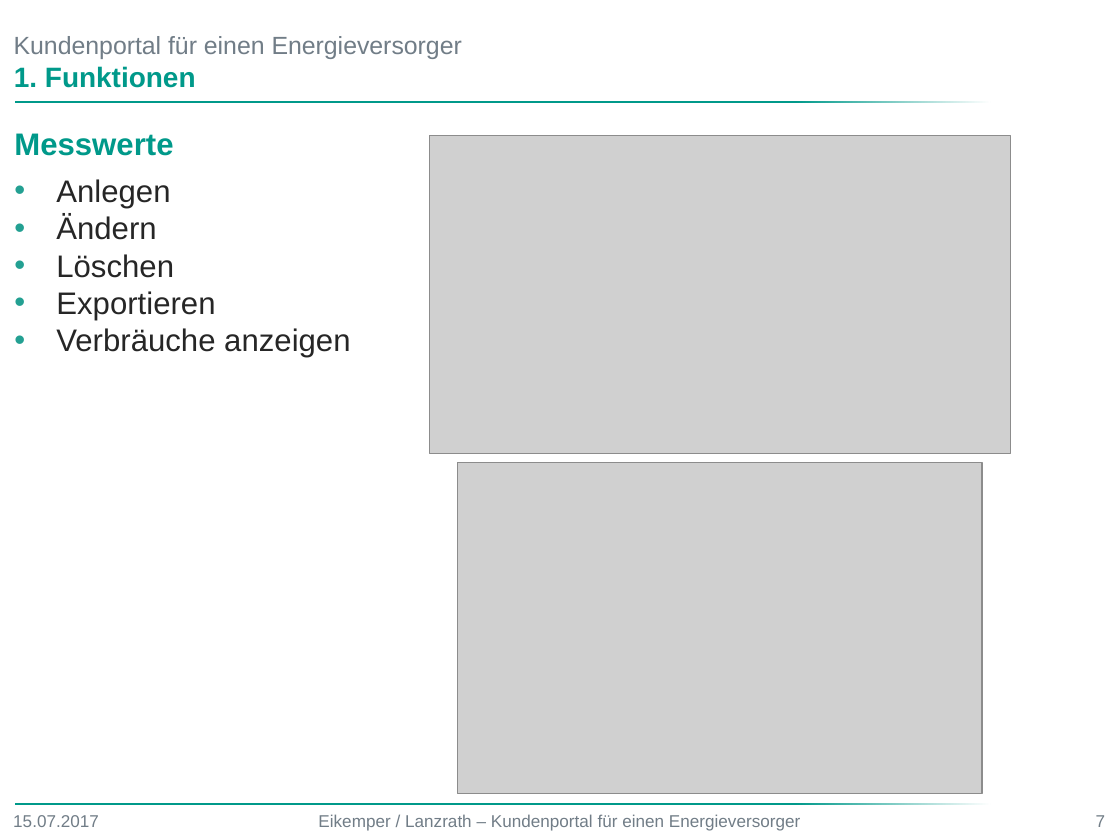
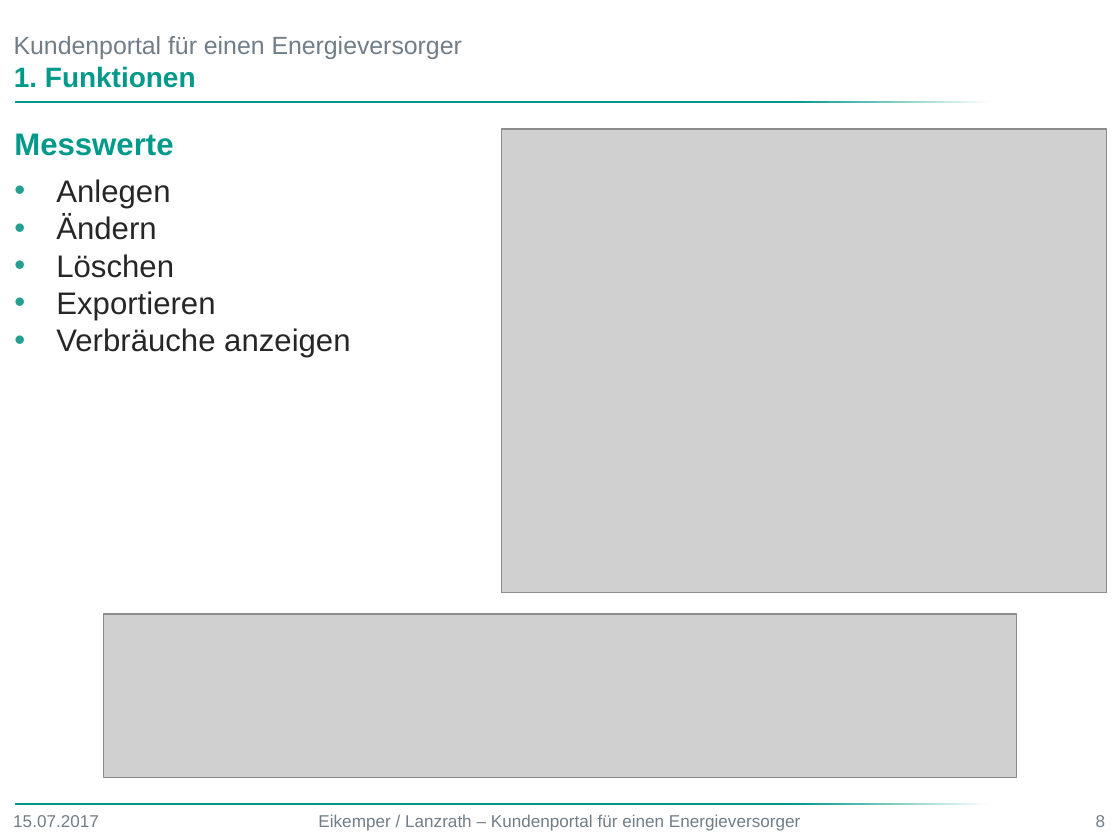
Before and after one commit to DerMagsTa/Kundenportal, a slide deck: slide 8 of Präsentation Web Programmierung.pptx (slide 7 before the commit). Drawn at 1120x840 pixels with LibreOffice and Linux fonts; fonts in the diff are those of the drawing; grey boxes stand for pictures; background and template pictures are left out. Boxes give left, top, right and bottom in pixels: in the first picture for what was removed or moved away, otherwise in the second. Text is boxed around its words. In the diff, an @@ line names an element or a change of style, - is before the commit and + after.

```diff
--- a/Präsentation Web Programmierung.pptx
+++ b/Präsentation Web Programmierung.pptx
@@ picture: place and size @@
-picture at bbox=[429, 136, 1010, 454]
+picture at bbox=[502, 129, 1107, 592]
@@ picture removed at bbox=[457, 463, 981, 794] @@
@@ picture added at bbox=[104, 614, 1017, 777] @@
@@ page number at bbox=[1096, 815, 1106, 827]: text changed @@
-7
+8
```
Also in this commit, not shown: 7 other slides changed, 2 slides added.
